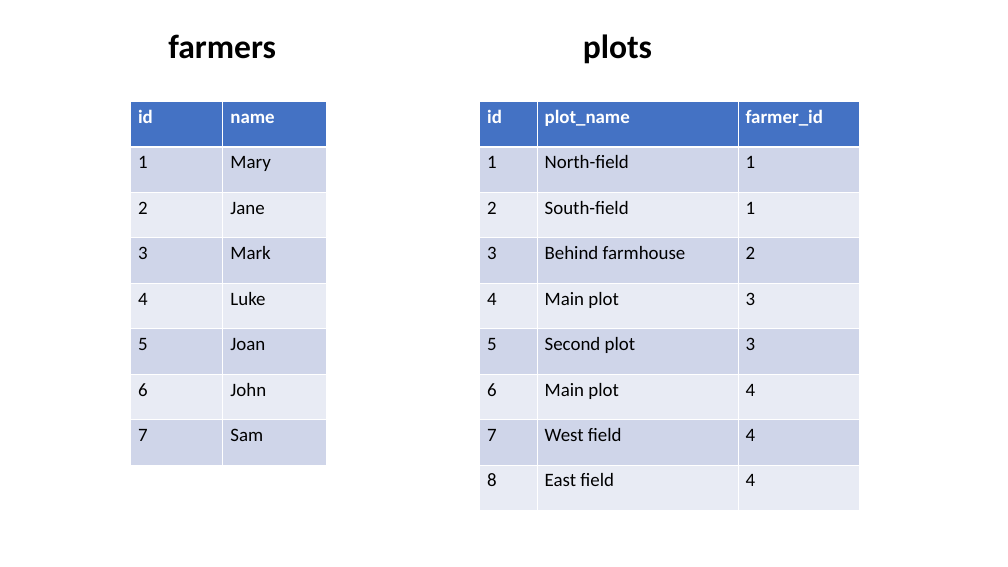
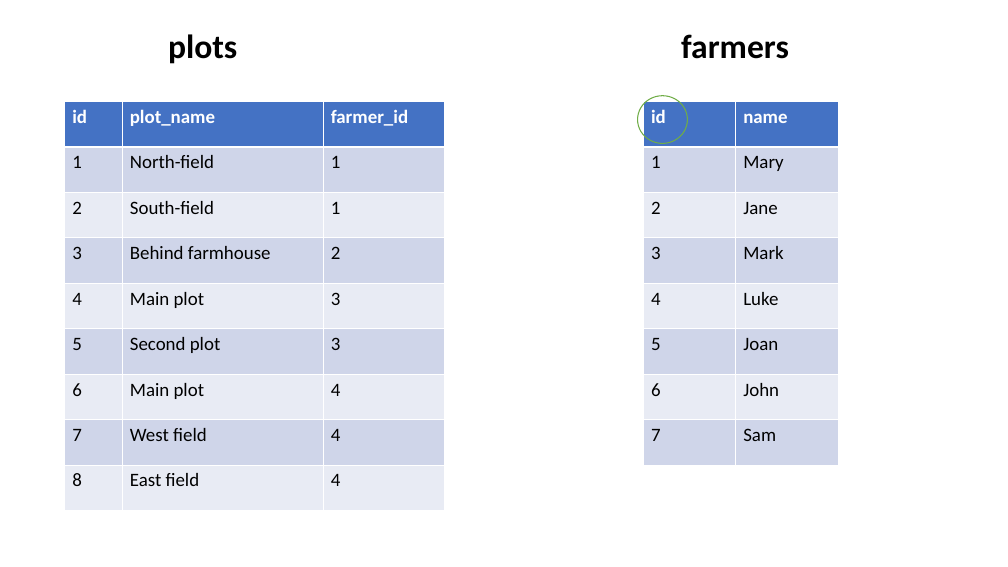
Before and after one commit to stats4sd/Installation-Guides, a slide deck: slide 2 of assets/images/relationships/source-tables.pptx. Drawn at 1008x567 pixels with LibreOffice and Linux fonts; fonts in the diff are those of the drawing. Boxes give left, top, right and bottom in pixels: in the first picture for what was removed or moved away, otherwise in the second. Text is boxed around its words. In the diff, an @@ line names an element or a change of style, - is before the commit and + after.

```diff
--- a/assets/images/relationships/source-tables.pptx
+++ b/assets/images/relationships/source-tables.pptx
@@ text "plots": place and size @@
-text "plots" at (583,34,652,64)
+text "plots" at (168,34,237,64)
@@ text "farmers": place and size @@
-text "farmers" at (168,34,276,59)
+text "farmers" at (681,34,789,59)
@@ table: place and size @@
-table at (479,101,860,510)
+table at (65,101,445,510)
@@ ellipse added at (637,96,687,144), outline #70AD47 1 pt @@
@@ table: place and size @@
-table at (131,101,327,465)
+table at (644,101,839,465)
```
Also in this commit, not shown: 1 other slide changed, 1 slide removed, 7 other files.
